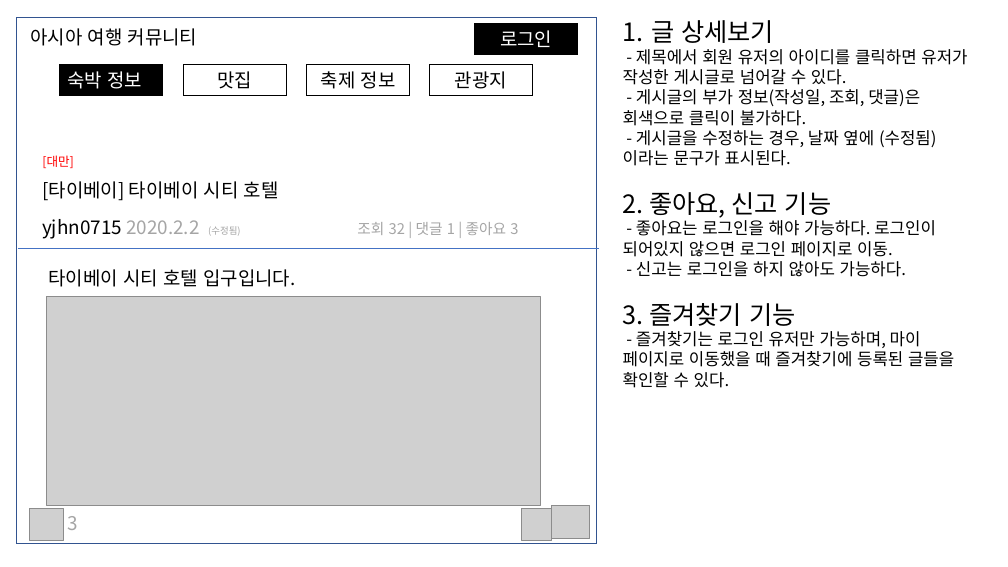
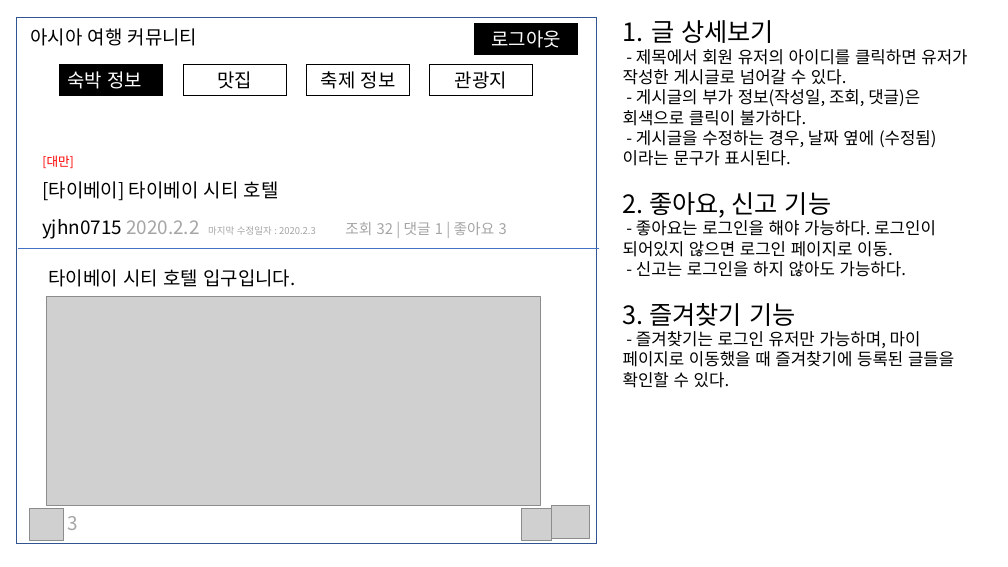
Before and after one commit to pjok1122/travel-community, a slide deck: slide 2 of 화면 기획서.pptx. Drawn at 1008x567 pixels with LibreOffice and Linux fonts; fonts in the diff are those of the drawing; grey boxes stand for pictures. Boxes give left, top, right and bottom in pixels: in the first picture for what was removed or moved away, otherwise in the second. Text is boxed around its words. In the diff, an @@ line names an element or a change of style, - is before the commit and + after.

```diff
--- a/화면 기획서.pptx
+++ b/화면 기획서.pptx
@@ text in rectangle at (492,30,562,48): text changed @@
-로그인
+로그아웃
@@ text at (42,219,507,239): text changed @@
-yjhn0715 2020.2.2 (수정됨) 조회 32 | 댓글 1 | 좋아요 3
+yjhn0715 2020.2.2 마지막 수정일자 : 2020.2.3 조회 32 | 댓글 1 | 좋아요 3
```
Also in this commit, not shown: 2 other slides changed, 2 slides added.
